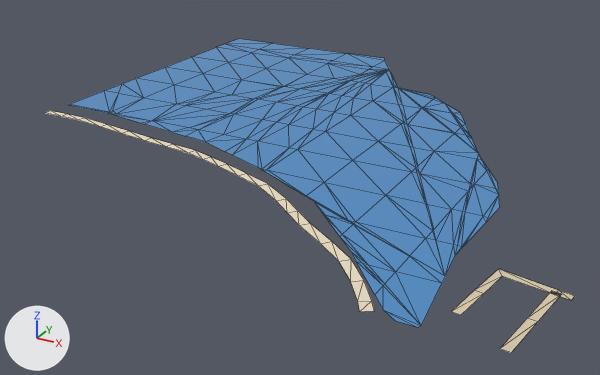
Before and after pictures for a commit that changed the glTF model public/assets/bengaluru-region-v1/tiles/t32_-32-l1.glb.
Camera for both pictures: a 50 mm lens placed at (16560.0, -16361.0, 247.0), pointed at (16240.0, -15779.0, -44.0). Arrows for +X, +Y and +Z are at lower left; the lights stay in place. The older version comes first. Mesh edges are drawn as thin lines.

In view in the first picture: 'ground', 'water'.
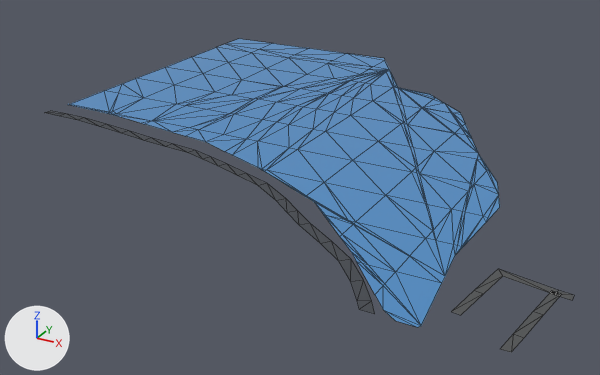
Location of each change, [x1, y1, x2, y2] in pixels of the pictures (600 x 375 px; the box of a moved part takes in the faces that stretch with it):
```json
{"object": "ground", "change": "reshaped", "before": [45, 111, 575, 353], "after": [45, 111, 574, 352]}
{"part": 1, "of": "me_ground", "change": "moved or reshaped", "before": [500, 290, 575, 353], "after": [500, 290, 574, 352]}
{"part": 2, "of": "me_ground", "change": "moved or reshaped", "before": [358, 301, 374, 312], "after": [358, 301, 375, 314]}
{"part": 3, "of": "me_ground", "change": "moved or reshaped", "before": [45, 111, 84, 120], "after": [45, 111, 84, 120]}
{"part": 4, "of": "me_ground", "change": "recoloured", "before": [79, 118, 558, 315], "after": [79, 118, 558, 315]}
```

Edits to the scene script, one JSON object a line:
```json
{"block": "me_ground", "where": "# used by ob_ground; location = (16000.0, -16000.0, 0.0)"}
{"block": "me_ground", "where": "# verts and faces of me_ground; kept vertices keep their numbers, new ones are numbered from 58"}
{"block": "me_ground", "where": "# before: 18 (400.0, -2.0, 1.0) at pixel (359, 311), 19 (407.0, 2.0, 1.0) at pixel (374, 311)"}
{"block": "me_ground", "where": "# before: 52 (41.0, 167.0, 1.0) at pixel (77, 119), 53 (42.0, 175.0, 1.0) at pixel (84, 117), 54 (21.0, 167.0, 1.0) at pixel (60, 116), 55 (21.0, 175.0, 1.0) at pixel (67, 113), 56 (0.0, 167.0, 1.0) at pixel (44, 112)"}
{"block": "me_ground", "where": "# before: 57 (0.0, 175.0, 1.0) at pixel (50, 110)"}
{"op": "remove", "block": "me_ground", "code": "me_ground.from_pydata(...)  # 58 vertices, 50 faces; spans x 0.0..500.0, y -2.0..175.0, z 1.0"}
{"op": "add", "block": "me_ground", "code": "me_ground.from_pydata(...)  # 60 vertices, 52 faces; spans x 0.0..500.0, y 0.0..175.0, z 1.0"}
{"block": "me_ground", "change": "me_ground part 1"}
{"block": "me_ground", "change": "2 vertices are removed from x 483.0..489.0, y 35.0..36.0, z 1.0"}
{"block": "me_ground", "change": "6 faces are deleted"}
{"block": "me_ground", "change": "4 vertices are added at (484.0, 44.0, 1.0), (490.0, 43.0, 1.0), (480.0, 17.0, 1.0), (486.0, 16.0, 1.0)"}
{"block": "me_ground", "change": "8 new faces join them"}
{"block": "me_ground", "change": "me_ground part 2"}
{"op": "add", "block": "me_ground", "code": "verts[18] = (399.0, 0.0, 1.0)  # moved, pixel (359, 309)"}
{"op": "add", "block": "me_ground", "code": "verts[19] = (409.0, 0.0, 1.0)  # moved, pixel (374, 313)"}
{"block": "me_ground", "change": "me_ground part 3"}
{"op": "add", "block": "me_ground", "code": "delete_vertices([54, 55])  # with the faces that use them"}
{"op": "add", "block": "me_ground", "code": "verts[62] = (19.0, 175.0, 1.0)  # pixel (65, 113)"}
{"op": "add", "block": "me_ground", "code": "verts[63] = (19.0, 167.0, 1.0)  # pixel (59, 116)"}
{"op": "add", "block": "me_ground", "code": "faces += [(52, 53, 62), (52, 62, 63), (56, 63, 62), (56, 62, 57)]"}
{"block": "me_ground", "change": "me_ground part 4: 40 kept faces spanning x 41.0..491.0, y 0.0..175.0, z 1.0 get new vertex colours; the middle colour goes from beige #e9dcc3 to dark grey #45494f"}
```
